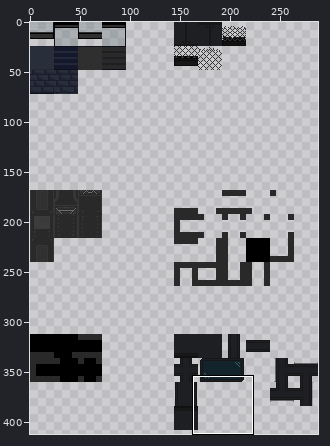
One commit to this sprite sheet: src/ZeroFootprintSociety/Content/Maps/Walls.png. Above: a wide view before the commit, with the close-up outlined.
Close-up. Old version:
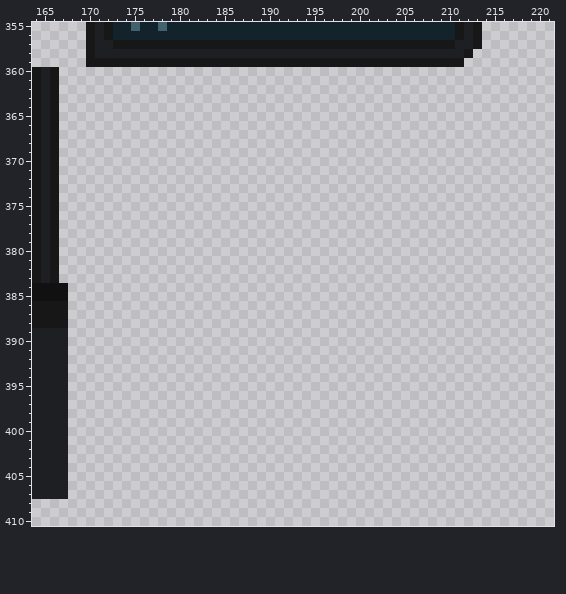
The file is 288x480 pixels. Pixels under 10% opacity are left out. Colours within 5 levels of each other are drawn and written as one. Shown: x 164..221, y 355..410. The wide view leaves out empty margins.
New version:
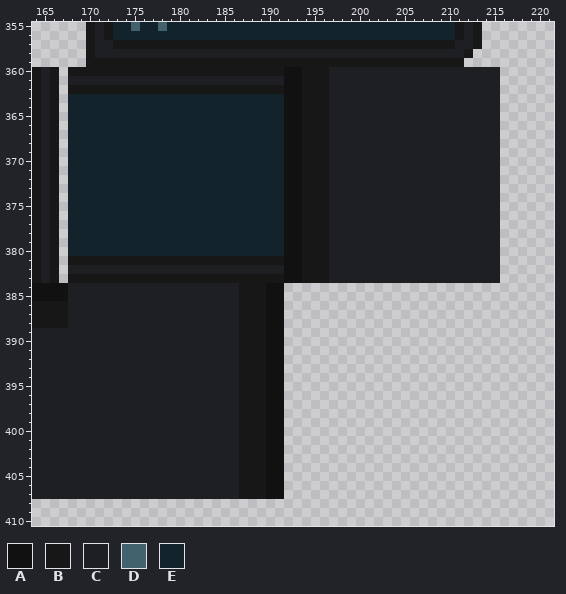
Palette (. is transparent): A #111111  B #171717  C #1e1f23  D #42636d  E #13232b
Edits made:
There is now colour A in rows 360 to 383 at x 192 to 193; in rows 384 to 407 at x 190 to 191.
There is now colour B in row 360 at x 168 to 191 and 194 to 196; in row 361 at x 194 to 196; in row 362 at x 168 to 191 and 194 to 196; in rows 363 to 380 at x 194 to 196; in row 381 at x 168 to 191 and 194 to 196; in row 382 at x 194 to 196.
There is now colour B in row 383 at x 168 to 191 and 194 to 196; in rows 384 to 407 at x 187 to 189.
There is now colour C in row 360 at x 197 to 215; in row 361 at x 168 to 191 and 197 to 215; in rows 362 to 381 at x 197 to 215; in row 382 at x 168 to 191 and 197 to 215; in row 383 at x 197 to 215; in rows 384 to 407 at x 168 to 186.
There is now colour E in rows 363 to 380 at x 168 to 191.
